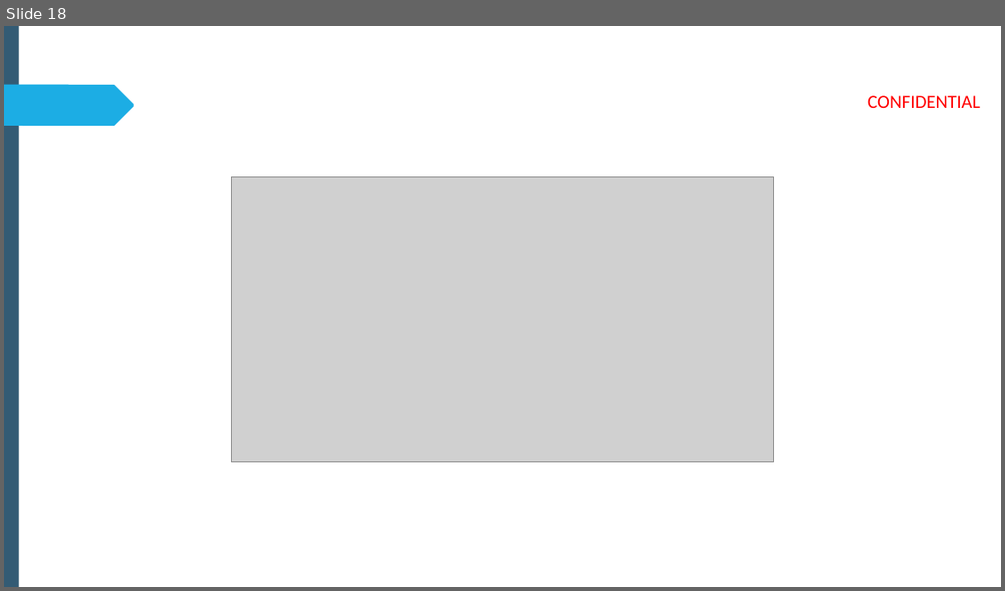
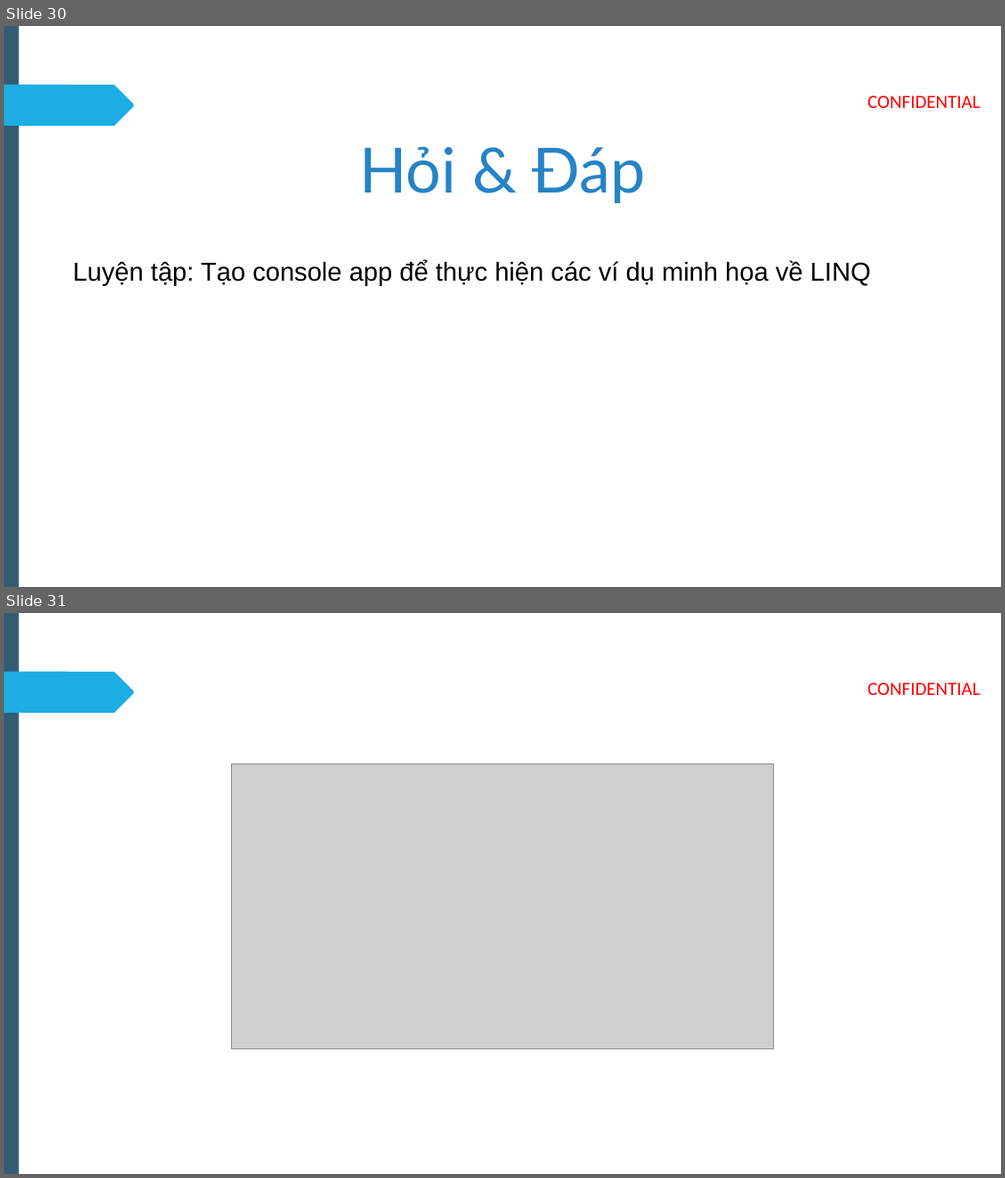
Before and after one commit to Linh-dev/Linq-CSharp, a slide deck: NWS_INTRO_WebDeveloperRoadmap.pptx. Shown one above the other, each under a label of ours: slide 18 before the commit, slides 30 and 31 after it. The pictures are 1005x591 and 1005x1178 pixels, drawn with LibreOffice and Linux fonts; fonts in the diff are those of the drawing; grey boxes stand for pictures; background and template pictures are left out. Boxes give left, top, right and bottom in pixels: in the first picture for what was removed or moved away, otherwise in the second. Text is boxed around its words. In the diff, an @@ line names an element or a change of style, - is before the commit and + after.

```diff
--- a/NWS_INTRO_WebDeveloperRoadmap.pptx
+++ b/NWS_INTRO_WebDeveloperRoadmap.pptx
@@ slide 30 added at bbox=[4, 26, 1001, 587], background #FFFFFF; not listed: 3 template elements that a slide beside it also shows @@
@@ text added at bbox=[359, 146, 646, 203], 60 pt, text #2683C6 @@
+Hỏi & Đáp
@@ text added at bbox=[73, 260, 871, 286], 25 pt, text #000000 @@
+Luyện tập: Tạo console app để thực hiện các ví dụ minh họa về LINQ
@@ what was slide 18 is now slide 31 @@
```
Also in this commit, not shown: 2 slides changed, 26 other slides added, 14 slides removed, 6 other files.
